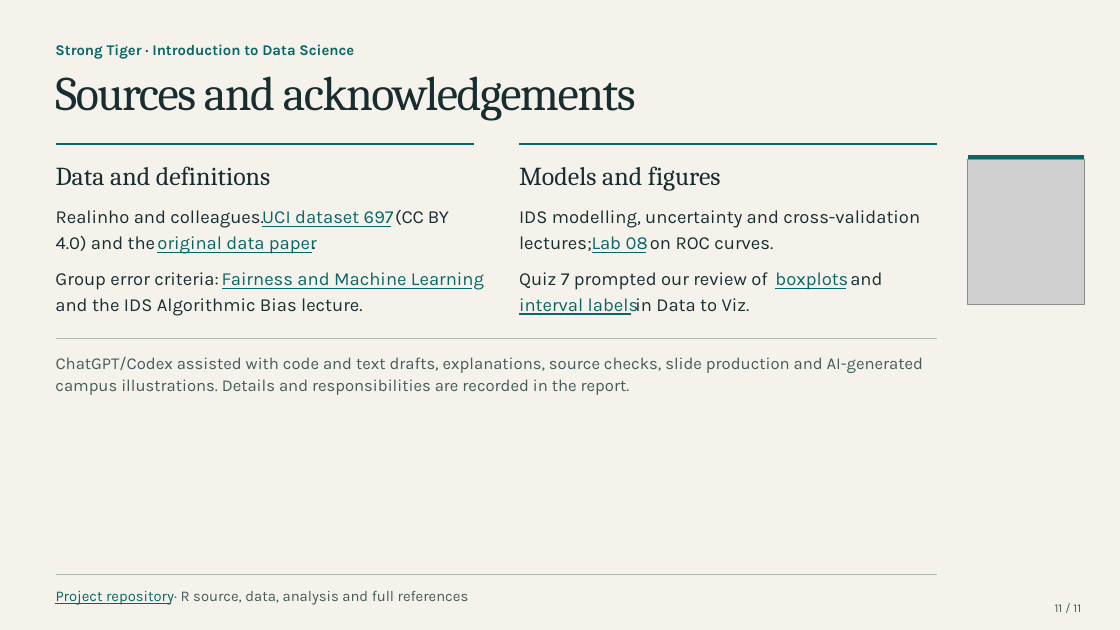
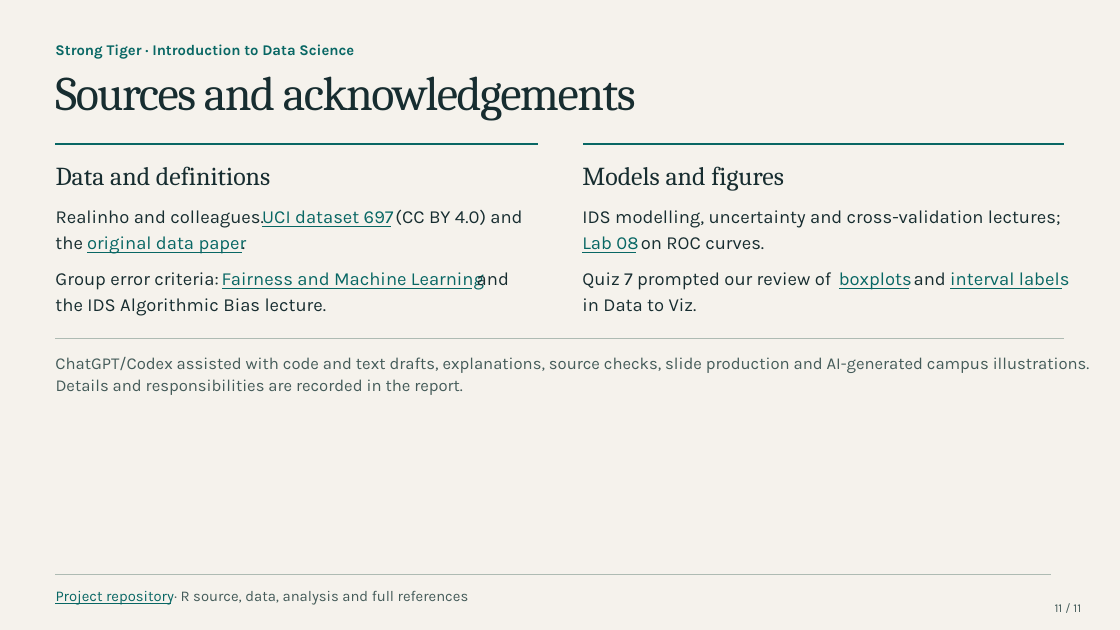
Before and after one commit to Tigershengsheng/ids-project, a slide deck: slide 11 of output/powerpoint/Student_Dropout_Presentation.pptx. Drawn at 1120x630 pixels with LibreOffice and Linux fonts; fonts in the diff are those of the drawing; grey boxes stand for pictures. Boxes give left, top, right and bottom in pixels: in the first picture for what was removed or moved away, otherwise in the second. Text is boxed around its words. In the diff, an @@ line names an element or a change of style, - is before the commit and + after.

Commit message:
Refine presentation layout and photo placement

```diff
--- a/output/powerpoint/Student_Dropout_Presentation.pptx
+++ b/output/powerpoint/Student_Dropout_Presentation.pptx
@@ freeform shape: place and size @@
-freeform shape at [55,144,474,145]
+freeform shape at [55,144,538,145]
@@ freeform shape: place and size @@
-freeform shape at [519,144,938,145]
+freeform shape at [583,144,1065,145]
@@ picture removed at [968,160,1085,305] @@
@@ text at [395,209,522,225]: text changed @@
-(CC BY
+(CC BY 4.0) and
@@ text added at [55,236,83,249], 15.9 pt, text #172D30 @@
+the
@@ text removed at [56,235,156,251] @@
-4.0) and the
@@ 2 texts, 1 freeform shape: place and size @@
-2 texts, 1 freeform shape at [157,231,324,260]
+2 texts, 1 freeform shape at [87,231,254,260]
@@ text removed at [519,236,592,251] @@
-lectures;
@@ text at [582,210,1061,228]: text changed @@
-IDS modelling, uncertainty and cross-validation
+IDS modelling, uncertainty and cross-validation lectures;
@@ 2 texts, 1 freeform shape: place and size @@
-2 texts, 1 freeform shape at [592,236,773,253]
+2 texts, 1 freeform shape at [582,236,764,253]
@@ text "and": place and size @@
-text "and" at [850,272,882,286]
+text "and" at [914,272,946,285]
@@ text "interval labels": place and size @@
-text "interval labels" at [519,298,639,315]
+text "interval labels" at [950,272,1070,289]
@@ text at [55,298,327,316]: text changed @@
-and the IDS Algorithmic Bias lecture.
+the IDS Algorithmic Bias lecture.
@@ text added at [477,272,509,290], 15.9 pt, text #172D30 @@
+and
@@ text "in Data to Viz.": place and size @@
-text "in Data to Viz." at [635,298,750,311]
+text "in Data to Viz." at [582,298,697,311]
@@ 3 texts, 1 freeform shape: place and size @@
-3 texts, 1 freeform shape at [519,166,848,290]
+3 texts, 1 freeform shape at [582,166,912,290]
@@ freeform shape: place and size @@
-freeform shape at [968,155,1085,159]
+freeform shape at [950,287,1062,289]
@@ freeform shape removed at [519,313,631,315] @@
@@ text at [55,357,1090,373]: text changed @@
-ChatGPT/Codex assisted with code and text drafts, explanations, source checks, slide production and AI-generated
+ChatGPT/Codex assisted with code and text drafts, explanations, source checks, slide production and AI-generated campus illustrations.
@@ freeform shape: place and size @@
-freeform shape at [55,339,938,339]
+freeform shape at [55,339,1065,339]
@@ text at [56,379,463,395]: text changed @@
-campus illustrations. Details and responsibilities are recorded in the report.
+Details and responsibilities are recorded in the report.
@@ freeform shape: place and size @@
-freeform shape at [55,575,938,576]
+freeform shape at [55,575,1051,576]
```
Also in this commit, not shown: 10 other slides changed, 6 other files.
